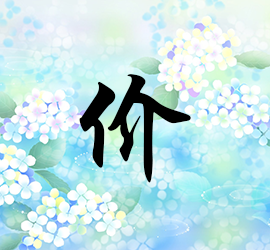
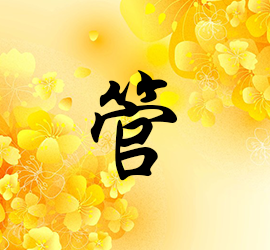
Two versions of the same layered image (270x250). Layer-by-layer changes:
hid group "组 3" (2 layers) over left=0, top=0, right=270, bottom=250
renamed "images (1)" to "tooopen_sy_148776379318", painted on it over left=0, top=0, right=270, bottom=250
